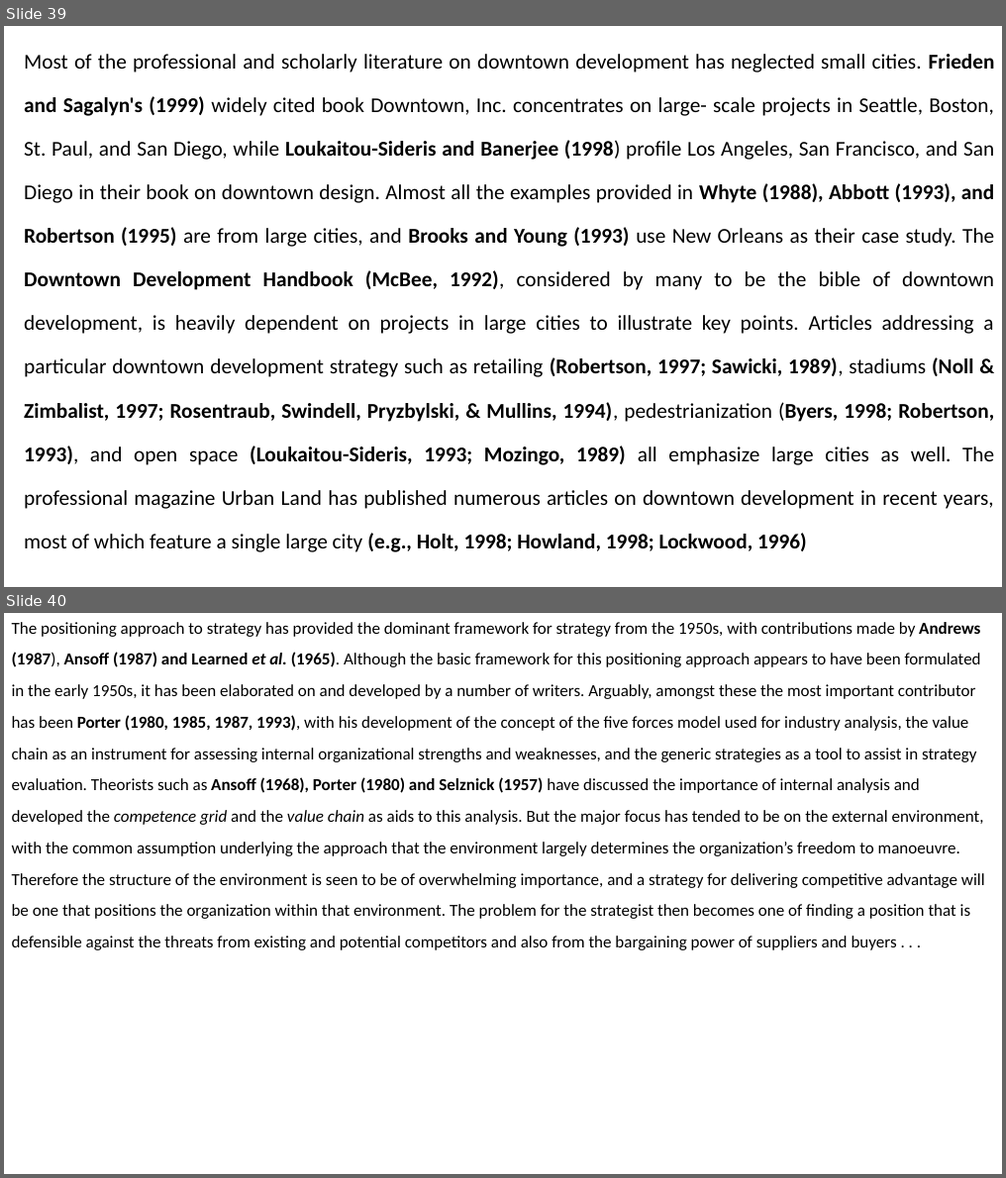
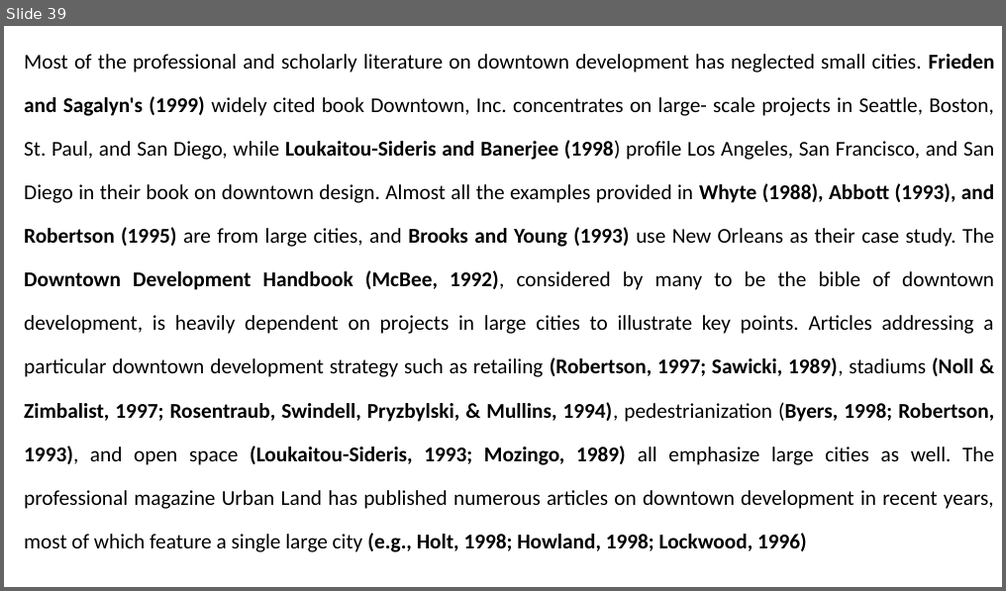
Before and after one commit to dlisbbau/mlis, a slide deck: Vinit-MLIS-104-01-Research Basics.pptx. Shown one above the other, each under a label of ours: slides 39 and 40 before the commit, slide 39 after it. The pictures are 1006x1178 and 1006x591 pixels, drawn with LibreOffice and Linux fonts; fonts in the diff are those of the drawing. Boxes give left, top, right and bottom in pixels: in the first picture for what was removed or moved away, otherwise in the second. Text is boxed around its words. In the diff, an @@ line names an element or a change of style, - is before the commit and + after.

```diff
--- a/Vinit-MLIS-104-01-Research Basics.pptx
+++ b/Vinit-MLIS-104-01-Research Basics.pptx
@@ slide 40 removed at [4,613,1002,1174], background #FFFFFF @@
@@ text removed at [12,622,985,951] @@
-The positioning approach to strategy has provided the dominant framework for strategy from the 1950s, with contributions made by Andrews (1987), Ansoff (1987) and Learned et al. (1965). Although the basic framework for this positioning approach appears to have been formulated in the early 1950s, it has been elaborated on and developed by a number of writers. Arguably, amongst these the most important contributor has been Porter (1980, 1985, 1987, 1993), with his development of the concept of the five forces model used for industry analysis, the value chain as an instrument for assessing internal organizational strengths and weaknesses, and the generic strategies as a tool to assist in strategy evaluation. Theorists such as Ansoff (1968), Porter (1980) and Selznick (1957) have discussed the importance of internal analysis and developed the competence grid and the value chain as aids to this analysis. But the major focus has tended to be on the external environment, with the common assumption underlying the approach that the environment largely determines the organization’s freedom to manoeuvre. Therefore the structure of the environment is seen to be of overwhelming importance, and a strategy for delivering competitive advantage will be one that positions the organization within that environment. The problem for the strategist then becomes one of finding a position that is defensible against the threats from existing and potential competitors and also from the bargaining power of suppliers and buyers . . .
```
Also in this commit, not shown: 3 other slides removed, 12 other files.
